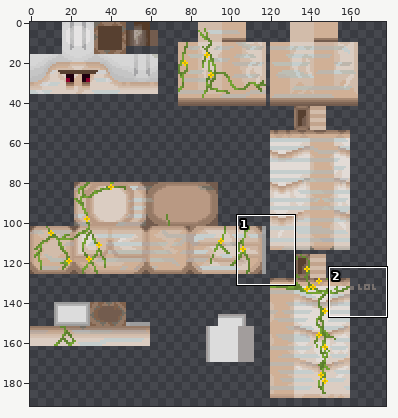
A sprite sheet gets an edit: textures/entity/iron_golem/iron_golem.png. Above, an overview of the earlier version with the close-up marked.
Close-up. As it was:
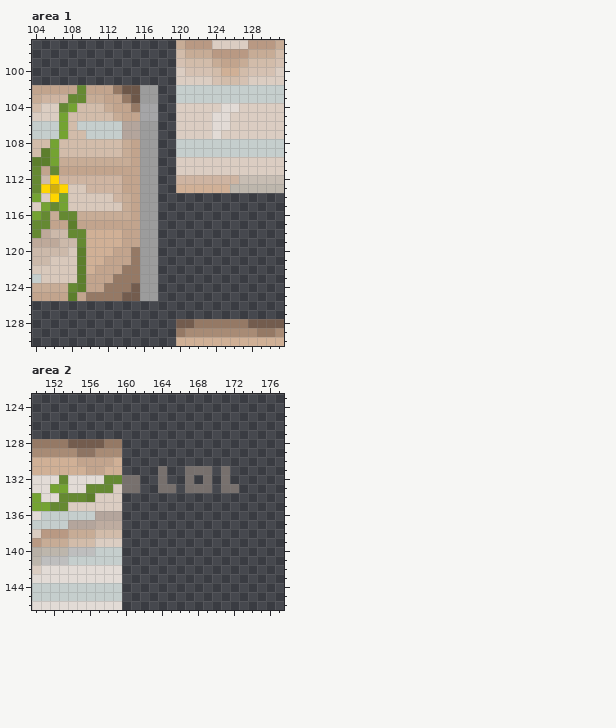
The file is 256x256 pixels. Colours within 5 levels of each other are drawn and written as one. Shown: area 1: x 104..131, y 97..130; area 2: x 150..177, y 123..146. The wide view leaves out empty margins. The commit also changed other parts of the picture, which this record leaves out.
After:
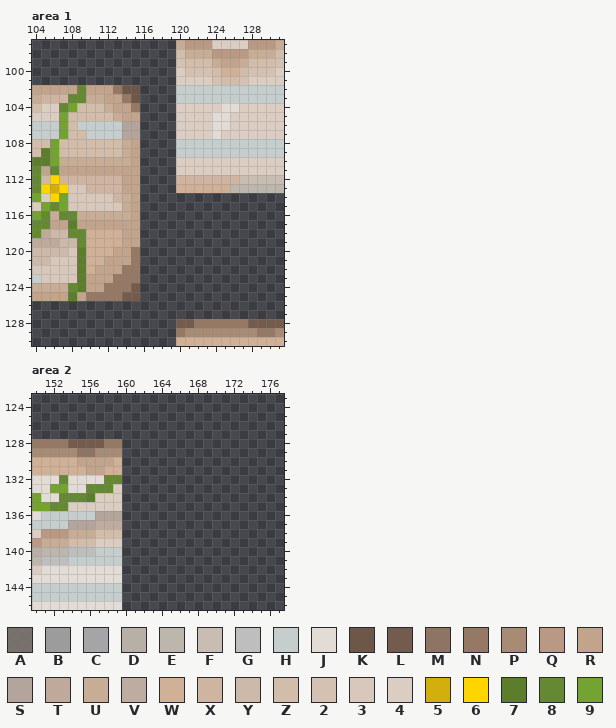
Palette (. is transparent): A #7c7571ea  B #9c9c9c  C #a5a5a7  D #b8b0a6  E #bdb6ac  F #c7bdb3  G #bebebe  H #c5cecd  J #e2dbd6  K #6d5749  L #735c4e  M #8d7463  N #957965  P #a88b75  Q #b99983  R #c2a48d  S #b4a59c  T #bea99a  U #c7ac96  V #beaca0  W #d0b096  X #ceb4a1  Y #ccb9aa  Z #d2bcaa  2 #d5c1b2  3 #d8c8bb  4 #dbcdc2  5 #d2af0c  6 #ffd500  7 #5c7e2c  8 #658932  9 #74a332
Change:
Area 1:
y 102..103: x 116..117 BB -> ..
y 104..105: x 116..117 CC -> ..
y 106..125: x 116..117 BB -> ..
Area 2:
y 131: x 164 A -> .; x 167..169 AAA -> ...; x 171 A -> .
y 132: x 160..161 AA -> ..; x 164 A -> .; x 167 A -> .; x 169 A -> .; x 171 A -> .
y 133: x 160..161 AA -> ..; x 164..165 AA -> ..; x 167..169 AAA -> ...; x 171..172 AA -> ..
Pixel boxes of the changes (left, top, right, bottom) in both close-ups:
erased: (140, 85, 158, 301)
erased: (122, 466, 239, 493)
